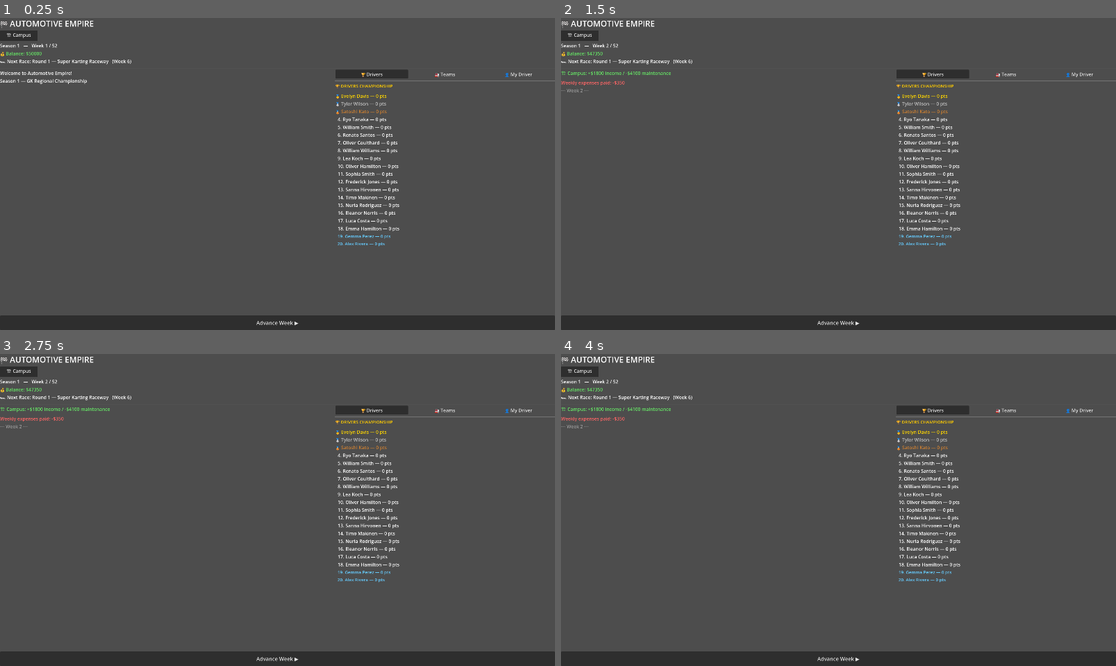
Above: before the commit, frames 1-4 (two rows, left to right).
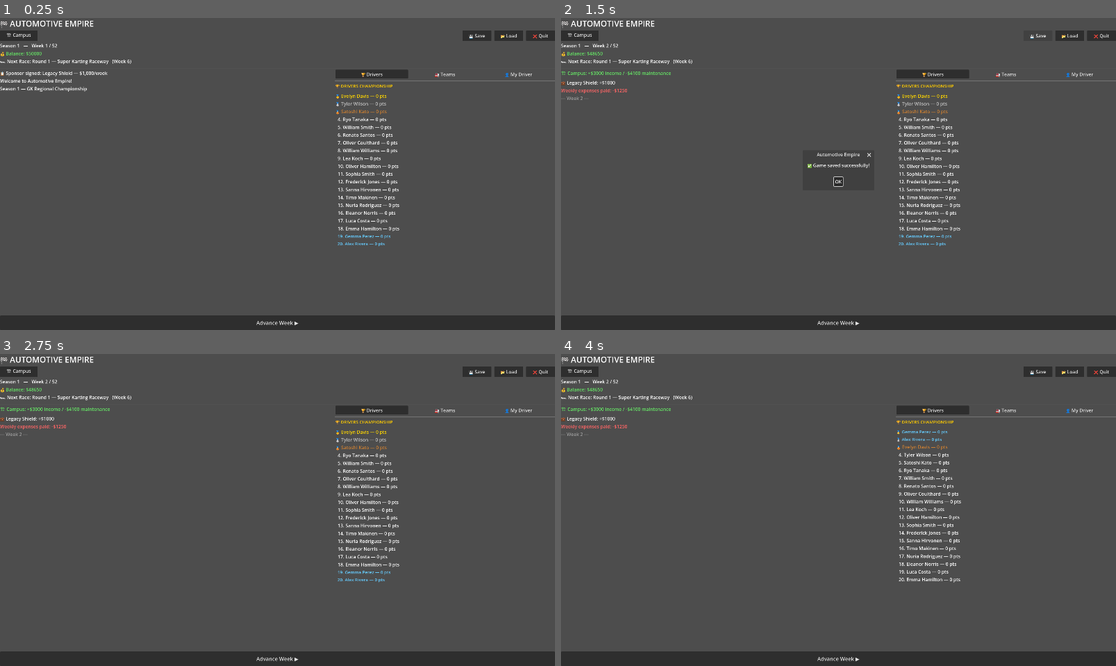
Above: after the commit, the same moments.

Repository: andreasmrg-droid/Automotive-Empire
Game: Godot game, scene res://scenes/MainHub.tscn
Two runs of this game, one before a commit and one after it. Both use one fixed random seed, a clock stepped at 60 frames per second and the inputs below.
Inputs (mouse positions are in pixels of both pictures, inside the frame that each line leads up to):
- Up to frame 1 (0.25 s): no input
- Up to frame 2 (1.5 s): click "Advance Week ▶" at 0.5 s; click (1038, 36) at 1.25 s, where only the run after the commit has a clickable "💾 Save"
- Up to frame 3 (2.75 s): click (277, 516) at 2 s, where only the run after the commit has a clickable "OK"
- Up to frame 4 (4 s): click (1071, 372) at 2.75 s, where only the run after the commit has a clickable "📂 Load"; click (855, 519) at 3.5 s, where only the run after the commit has a clickable "Confirm"

The runs differ from the first frame. In frame 1, 0.8% of the frame differs, in the area x 0-100%, y 4-24%; in frame 2, 0.7%; in frame 3, 0.7%; in frame 4, 2.1%, in the area x 0-100%, y 4-74%.

Commit message:
Save/Load system + Sponsor system + Full expenses

Diff:
--- a/autoloads/GameState.gd
+++ b/autoloads/GameState.gd
@@ -28,6 +28,8 @@
 
 # Campus buildings state
 var campus_buildings: Dictionary = {}
+var active_sponsor: Dictionary = {}
+var sponsor_no_points_streak: int = 0
 
 # Campus zones - defines layout order
 var campus_zones: Dictionary = {
@@ -87,7 +89,7 @@
 			"max_level": 89,
 			"construction_weeks_remaining": 0,
 			"weekly_maintenance": 1100,
-			"weekly_income": 1800,
+			"weekly_income": 3000,
 			"build_cost": 0,
 			"build_time": 0,
 			"upgrade_cost": 42000,
@@ -333,6 +335,90 @@
 			"effects": "+3% Road course performance\n+$1300 weekly income"
 		},
 	}
+
+func _setup_sponsor() -> void:
+	var national_sponsors = [
+		{"id": "SP-006", "name": "Velocity Spark", "category": "Energy Drink"},
+		{"id": "SP-016", "name": "Precision Fluids", "category": "Lubricants"},
+		{"id": "SP-026", "name": "Velocity Parts", "category": "Auto Parts"},
+		{"id": "SP-033", "name": "Apex Finance", "category": "Finance"},
+		{"id": "SP-039", "name": "Atlas Bank", "category": "Finance"},
+		{"id": "SP-046", "name": "Precision Tech", "category": "Tech"},
+		{"id": "SP-049", "name": "Dynamic Systems", "category": "Tech"},
+		{"id": "SP-053", "name": "Apex Grip", "category": "Tires"},
+		{"id": "SP-059", "name": "Helix Tires", "category": "Tires"},
+		{"id": "SP-062", "name": "Velocity Style", "category": "Fashion"},
+		{"id": "SP-073", "name": "Legacy Shield", "category": "Insurance"},
+		{"id": "SP-083", "name": "Stellar Connect", "category": "Telecom"},
+		{"id": "SP-089", "name": "Helix Mobile", "category": "Telecom"},
+		{"id": "SP-095", "name": "Core Distillery", "category": "Beverage"},
+		{"id": "SP-098", "name": "Dynamic Spirits", "category": "Beverage"},
+	]
+	var picked = national_sponsors[randi() % national_sponsors.size()]
+	active_sponsor = {
+		"id": picked["id"],
+		"name": picked["name"],
+		"category": picked["category"],
+		"base_weekly": 1000,
+		"current_weekly": 1000,
+		"performance_bonus": 500,
+		"seasons_remaining": 1,
+	}
+	add_log("📋 Sponsor signed: %s — $1,000/week" % picked["name"])
+
+func _apply_sponsor_income() -> void:
+	if active_sponsor.is_empty():
+		return
+	var payment = active_sponsor["current_weekly"]
+	player_team.balance += payment
+	add_log("💼 %s: +$%d" % [active_sponsor["name"], payment])
+
+func _update_sponsor_performance(race_results: Array) -> void:
+	if active_sponsor.is_empty():
+		return
+
+	var player_scored = false
+	var player_top5 = false
+
+	for i in range(race_results.size()):
+		var result = race_results[i]
+		var driver = result["driver"]
+		if driver.id in player_team.drivers:
+			if result["points"] > 0:
+				player_scored = true
+			if i < 5:
+				player_top5 = true
+
+	if player_top5:
+		active_sponsor["current_weekly"] = active_sponsor["base_weekly"] + active_sponsor["performance_bonus"]
+		sponsor_no_points_streak = 0
+		add_log("🌟 %s bonus: +$%d this week!" % [active_sponsor["name"], active_sponsor["current_weekly"]])
+	elif player_scored:
+		active_sponsor["current_weekly"] = active_sponsor["base_weekly"]
+		sponsor_no_points_streak = 0
+	else:
+		sponsor_no_points_streak += 1
+		if sponsor_no_points_streak >= 3:
+			active_sponsor["current_weekly"] = 500
+			add_log("⚠ %s unhappy — reduced to $500/week (no points in 3 races)" % active_sponsor["name"])
+
+func _apply_weekly_expenses() -> void:
+	# Player team — full staff costs
+	var player_expenses = 0
+	player_expenses += player_team.drivers.size() * 50        # Driver salaries
+	player_expenses += 350                                     # Team Principal
+	player_expenses += 300                                     # CFO
+	player_expenses += player_team.drivers.size() * 250       # Race mechanics
+	player_team.balance -= player_expenses
+	add_log("Weekly expenses paid: -$%d" % player_expenses)
+
+	# AI teams — simple salary model
+	for team in all_teams:
+		if team.is_player_team:
+			continue
+		var driver_count = team.drivers.size()
+		var ai_expenses = (team.weekly_driver_salary * driver_count) + team.weekly_mechanic_salary
+		team.balance -= ai_expenses
 
 func get_building(building_id: String) -> Dictionary:
 	return campus_buildings.get(building_id, {})
@@ -409,6 +495,7 @@
 	_generate_drivers()
 	_generate_ai_teams()
 	_setup_campus()
+	_setup_sponsor()
 	add_log("Welcome to Automotive Empire!")
 	add_log("Season %d — GK Regional Championship" % current_season)
 
@@ -546,15 +633,19 @@
 	# Campus income and maintenance
 	_apply_campus_income()
 
+	# Sponsor income
+	_apply_sponsor_income()
+
+	# Full staff expenses
+	_apply_weekly_expenses()
+
 	# Check for race this week
 	var next_race = active_championship.get_next_race()
 	if next_race and next_race["week"] == current_week:
 		_simulate_race(next_race)
+		_update_sponsor_performance(last_race_results)
 		active_championship.current_round += 1
 		return
-
-	# Apply weekly expenses
-	_apply_weekly_expenses()
 
 	# Check season end
 	if active_championship.is_season_finished() or current_week > max_weeks:
@@ -569,15 +660,6 @@
 	for driver_id in all_drivers:
 		var driver = all_drivers[driver_id]
 		driver.fitness = min(100.0, driver.fitness + 8.0)
-
-func _apply_weekly_expenses() -> void:
-	for team in all_teams:
-		# Expenses scale with number of drivers
-		var driver_count = team.drivers.size()
-		var expenses = (team.weekly_driver_salary * driver_count) + team.weekly_mechanic_salary
-		team.balance -= expenses
-		if team.is_player_team:
-			add_log("Weekly expenses paid: -$%.0f" % expenses)
 
 func _simulate_race(race_data: Dictionary) -> void:
 	add_log("=== RACE %d: %s ===" % [active_championship.current_round + 1, race_data["name"]])
@@ -646,9 +728,6 @@
 
 		# Update driver stats
 		_update_driver_stats_after_race(driver, standing_position, race_data["laps"], is_wet)
-
-	# Apply weekly expenses
-	_apply_weekly_expenses()
 
 	# Store last race data
 	last_race_round = active_championship.current_round + 1
@@ -814,6 +893,173 @@
 			all_drivers[new_driver.id] = new_driver
 			team.drivers.append(new_driver.id)
 
+func save_game() -> void:
+	var save_data = {
+		"version": 1,
+		"current_week": current_week,
+		"current_season": current_season,
+		"weekly_log": weekly_log,
+		"hall_of_fame": hall_of_fame,
+		"sponsor_no_points_streak": sponsor_no_points_streak,
+		"active_sponsor": active_sponsor,
+		"player_team": {
+			"id": player_team.id,
+			"team_name": player_team.team_name,
+			"balance": player_team.balance,
+			"reputation": player_team.reputation,
+			"drivers": player_team.drivers,
+		},
+		"all_teams": [],
+		"all_drivers": {},
+		"championship": {
+			"current_round": active_championship.current_round,
+			"standings": active_championship.standings,
+			"team_standings": active_championship.team_standings,
+		},
+		"campus_buildings": campus_buildings,
+	}
+
+	# Save all teams
+	for team in all_teams:
+		save_data["all_teams"].append({
+			"id": team.id,
+			"team_name": team.team_name,
+			"nationality": team.nationality if "nationality" in team else "British",
+			"is_player_team": team.is_player_team,
+			"balance": team.balance,
+			"reputation": team.reputation,
+			"drivers": team.drivers,
+			"weekly_driver_salary": team.weekly_driver_salary,
+			"weekly_mechanic_salary": team.weekly_mechanic_salary,
+		})
+
+	# Save all drivers
+	for driver_id in all_drivers:
+		var d = all_drivers[driver_id]
+		save_data["all_drivers"][driver_id] = {
+			"id": d.id,
+			"first_name": d.first_name,
+			"last_name": d.last_name,
+			"nationality": d.nationality,
+			"age": d.age,
+			"sex": d.sex,
+			"contract_team": d.contract_team,
+			"active_discipline": d.active_discipline,
+			"discipline_change_season": d.discipline_change_season,
+			"pace": d.pace,
+			"wet": d.wet,
+			"focus": d.focus,
+			"race_craft": d.race_craft,
+			"fitness": d.fitness,
+			"potential": d.potential,
+			"aggression": d.aggression,
+			"experience": d.experience,
+			"morale": d.morale,
+			"seasons_without_contract": d.seasons_without_contract,
+			"discipline_adaptation": d.discipline_adaptation,
+			"peak_adaptation": d.peak_adaptation,
+		}
+
+	# Write to file
+	var file = FileAccess.open("user://save_game.json", FileAccess.WRITE)
+	if file:
+		file.store_string(JSON.stringify(save_data, "\t"))
+		file.close()
+		print("[Save] Game saved successfully")
+	else:
+		push_error("[Save] Could not open save file for writing")
+
+func load_game() -> void:
+	if not FileAccess.file_exists("user://save_game.json"):
+		add_log("No save file found.")
+		return
+
+	var file = FileAccess.open("user://save_game.json", FileAccess.READ)
+	if not file:
+		push_error("[Load] Could not open save file")
+		return
+
+	var json_string = file.get_as_text()
+	file.close()
+
+	var json = JSON.new()
+	var error = json.parse(json_string)
+	if error != OK:
+		push_error("[Load] JSON parse error: %s" % json.get_error_message())
+		return
+
+	var data = json.get_data()
+
+	# Restore basic state
+	current_week = data["current_week"]
+	current_season = data["current_season"]
+	weekly_log.clear()
+	for entry in data["weekly_log"]:
+		weekly_log.append(str(entry))
+	hall_of_fame = data["hall_of_fame"]
+	sponsor_no_points_streak = data["sponsor_no_points_streak"]
+	active_sponsor = data["active_sponsor"]
+	campus_buildings = data["campus_buildings"]
+
+	# Restore championship
+	_setup_championship()
+	active_championship.current_round = data["championship"]["current_round"]
+	active_championship.standings = data["championship"]["standings"]
+	active_championship.team_standings = data["championship"]["team_standings"]
+
+	# Restore teams
+	all_teams = []
+	all_drivers = {}
+	player_team = null
+
+	for team_data in data["all_teams"]:
+		var team = Team.new()
+		team.id = team_data["id"]
+		team.team_name = team_data["team_name"]
+		team.nationality = team_data["nationality"]
+		team.is_player_team = team_data["is_player_team"]
+		team.balance = team_data["balance"]
+		team.reputation = team_data["reputation"]
+		team.drivers.clear()
+		for d in team_data["drivers"]:
+			team.drivers.append(str(d))
+		team.weekly_driver_salary = team_data["weekly_driver_salary"]
+		team.weekly_mechanic_salary = team_data["weekly_mechanic_salary"]
+		all_teams.append(team)
+		if team.is_player_team:
+			player_team = team
+
+	# Restore drivers
+	for driver_id in data["all_drivers"]:
+		var dd = data["all_drivers"][driver_id]
+		var d = Driver.new()
+		d.id = dd["id"]
+		d.first_name = dd["first_name"]
+		d.last_name = dd["last_name"]
+		d.nationality = dd["nationality"]
+		d.age = dd["age"]
+		d.sex = dd["sex"]
+		d.contract_team = dd["contract_team"]
+		d.active_discipline = dd["active_discipline"]
+		d.discipline_change_season = dd["discipline_change_season"]
+		d.pace = dd["pace"]
+		d.wet = dd["wet"]
+		d.focus = dd["focus"]
+		d.race_craft = dd["race_craft"]
+		d.fitness = dd["fitness"]
+		d.potential = dd["potential"]
+		d.aggression = dd["aggression"]
+		d.experience = dd["experience"]
+		d.morale = dd["morale"]
+		d.seasons_without_contract = dd["seasons_without_contract"]
+		d.discipline_adaptation = dd["discipline_adaptation"]
+		d.peak_adaptation = dd["peak_adaptation"]
+		all_drivers[driver_id] = d
+
+	print("[Load] Game loaded successfully — Season %d Week %d" % [current_season, current_week])
+	emit_signal("week_advanced", current_week)
+	emit_signal("log_updated")
+
 func add_log(message: String) -> void:
 	weekly_log.append(message)
 	print(message)
--- a/scenes/MainHub.gd
+++ b/scenes/MainHub.gd
@@ -15,7 +15,7 @@
 @onready var teams_box = $Layout/MainArea/SidePanel/TeamsPanel/TeamsBox
 @onready var driver_panel = $Layout/MainArea/SidePanel/DriverPanel
 @onready var driver_stats_label = $Layout/MainArea/SidePanel/DriverPanel/DriverStatsLabel
-@onready var top_bar = $Layout/TopBar
+@onready var nav_bar = $Layout/TopBar
 
 var tab_drivers_btn: Button
 var tab_teams_btn: Button
@@ -30,12 +30,36 @@
 	title_label.add_theme_font_size_override("font_size", 28)
 	title_label.add_theme_color_override("font_color", Color.WHITE)
 
-	# Top bar - navigation buttons
+# Top navigation bar
+	nav_bar.add_theme_constant_override("separation", 10)
+
 	var campus_btn = Button.new()
 	campus_btn.text = "🏗 Campus"
 	campus_btn.custom_minimum_size = Vector2(130, 35)
 	campus_btn.pressed.connect(_on_campus_pressed)
-	top_bar.add_child(campus_btn)
+	nav_bar.add_child(campus_btn)
+
+	var spacer = Control.new()
+	spacer.size_flags_horizontal = Control.SIZE_EXPAND_FILL
+	nav_bar.add_child(spacer)
+
+	var save_btn = Button.new()
+	save_btn.text = "💾 Save"
+	save_btn.custom_minimum_size = Vector2(100, 35)
+	save_btn.pressed.connect(_on_save_pressed)
+	nav_bar.add_child(save_btn)
+
+	var load_btn = Button.new()
+	load_btn.text = "📂 Load"
+	load_btn.custom_minimum_size = Vector2(100, 35)
+	load_btn.pressed.connect(_on_load_pressed)
+	nav_bar.add_child(load_btn)
+
+	var quit_btn = Button.new()
+	quit_btn.text = "❌ Quit"
+	quit_btn.custom_minimum_size = Vector2(100, 35)
+	quit_btn.pressed.connect(_on_quit_pressed)
+	nav_bar.add_child(quit_btn)
 
 	# MainArea
 	var main_area = $Layout/MainArea
@@ -125,7 +149,10 @@
 	week_label.text = "Season %d   —   Week %d / 52" % [GameState.current_season, GameState.current_week]
 	week_label.add_theme_color_override("font_color", Color.WHITE)
 	balance_label.text = "💰 Balance: $%.0f" % GameState.player_team.balance
-	balance_label.add_theme_color_override("font_color", Color(0.4, 0.9, 0.4))
+	if GameState.player_team.balance >= 0:
+		balance_label.add_theme_color_override("font_color", Color(0.4, 0.9, 0.4))
+	else:
+		balance_label.add_theme_color_override("font_color", Color(1.0, 0.3, 0.3))
 	var next_race = GameState.active_championship.get_next_race()
 	if next_race:
 		next_race_label.text = "🏎 Next Race: Round %d — %s   (Week %d)" % [
@@ -370,3 +397,46 @@
 			var path = "user://screenshot_%s.png" % timestamp
 			screenshot.save_png(path)
 			print("Screenshot saved: " + path)
+
+func _on_save_pressed() -> void:
+	GameState.save_game()
+	_show_notification("✅ Game saved successfully!")
+
+func _on_load_pressed() -> void:
+	_show_confirmation(
+		"Load saved game?\nAll unsaved progress will be lost.",
+		func():
+			GameState.load_game()
+			_update_display()
+			_refresh_log()
+			_show_tab("drivers")
+	)
+
+func _on_quit_pressed() -> void:
+	_show_confirmation(
+		"Quit to desktop?\nAll unsaved progress will be lost.",
+		func():
+			get_tree().quit()
+	)
+
+func _show_notification(message: String) -> void:
+	var dialog = AcceptDialog.new()
+	dialog.title = "Automotive Empire"
+	dialog.dialog_text = message
+	add_child(dialog)
+	dialog.popup_centered()
+	dialog.confirmed.connect(func(): dialog.queue_free())
+
+func _show_confirmation(message: String, on_confirm: Callable) -> void:
+	var dialog = ConfirmationDialog.new()
+	dialog.title = "Automotive Empire"
+	dialog.dialog_text = message
+	dialog.ok_button_text = "Confirm"
+	dialog.cancel_button_text = "Cancel"
+	add_child(dialog)
+	dialog.popup_centered()
+	dialog.confirmed.connect(func():
+		on_confirm.call()
+		dialog.queue_free()
+	)
+	dialog.canceled.connect(dialog.queue_free)
